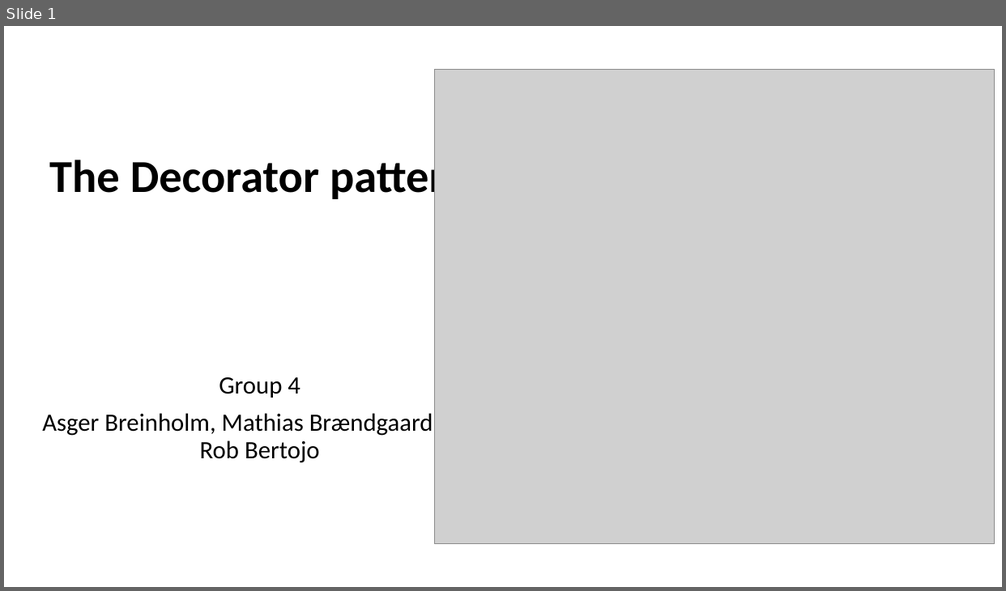
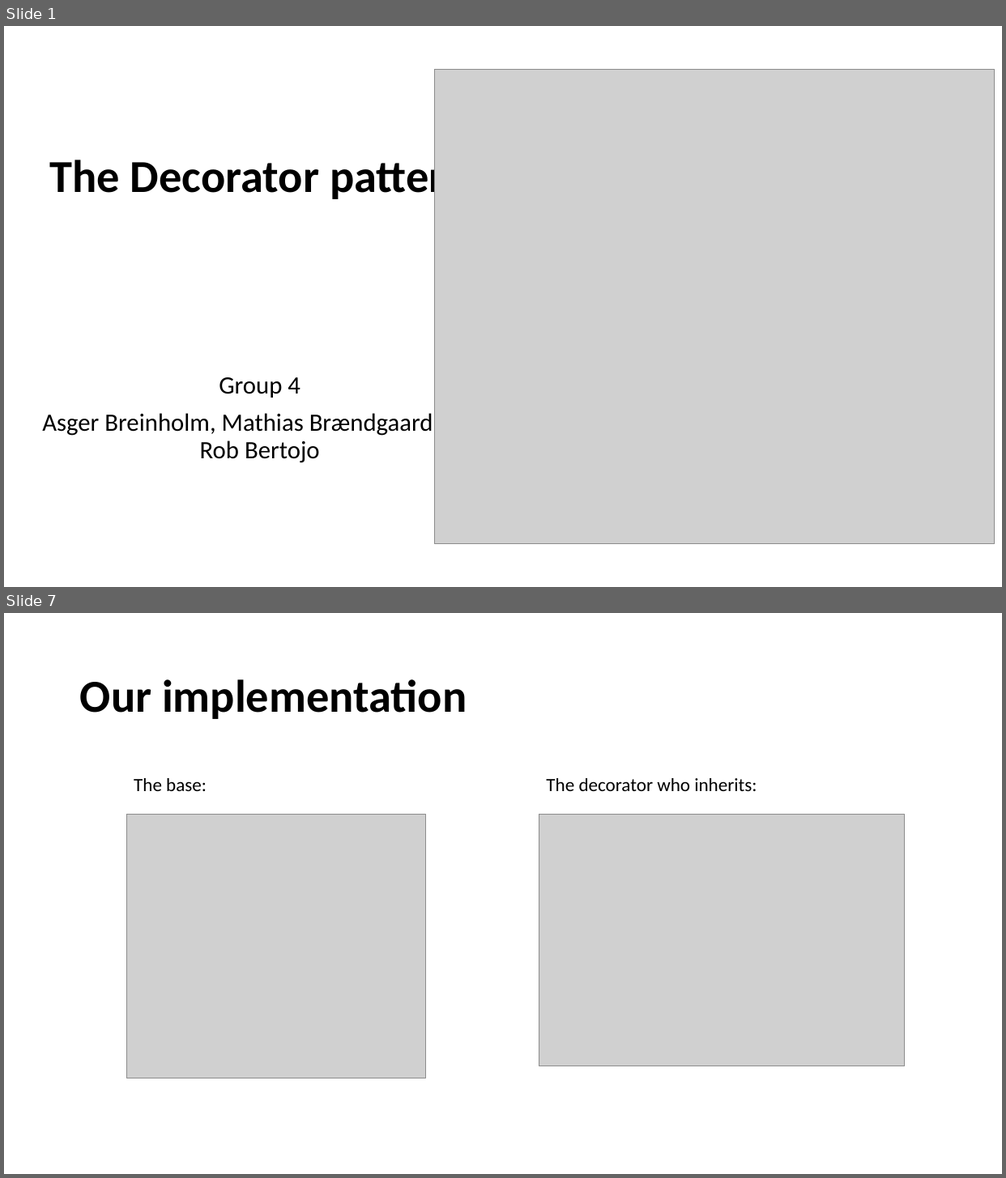
Before and after one commit to DaloonOfDoom/E21SWD_Assignment, a slide deck: Slides/The Decorator pattern.pptx. Shown one above the other, each under a label of ours: slide 1 before the commit, slides 1 and 7 after it; the slides between them are not shown. The pictures are 1006x591 and 1006x1178 pixels, drawn with LibreOffice and Linux fonts; fonts in the diff are those of the drawing; grey boxes stand for pictures. Boxes give left, top, right and bottom in pixels: in the first picture for what was removed or moved away, otherwise in the second. Text is boxed around its words. In the diff, an @@ line names an element or a change of style, - is before the commit and + after.

```diff
--- a/Slides/The Decorator pattern.pptx
+++ b/Slides/The Decorator pattern.pptx
@@ slide 7 added at [4,613,1002,1174], background #FFFFFF @@
@@ title added at [80,679,467,719], 44 pt, text #000000, bold @@
+Our implementation
@@ text added at [134,778,206,791], 18 pt, text #000000 @@
+The base:
@@ text added at [546,778,756,791], 18 pt, text #000000 @@
+The decorator who inherits:
@@ picture added at [127,815,426,1078] @@
@@ picture added at [539,815,905,1067] @@
```
Also in this commit, not shown: 6 slides changed, 1 other slide added, 2 slides removed.
